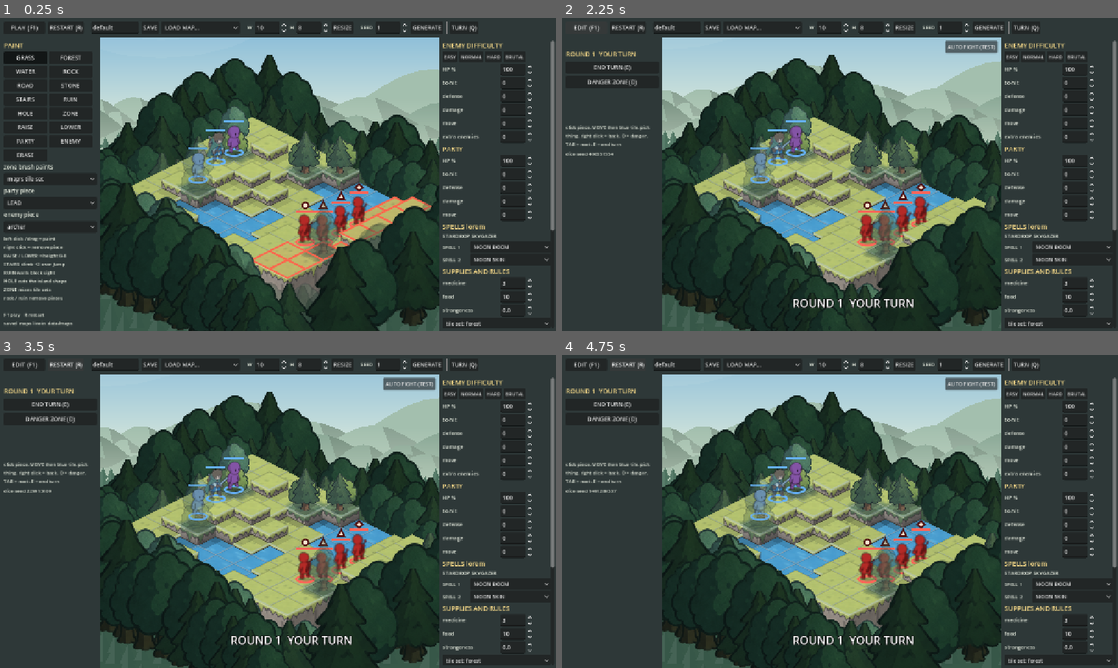
Above: before the commit, frames 1-4 (two rows, left to right).
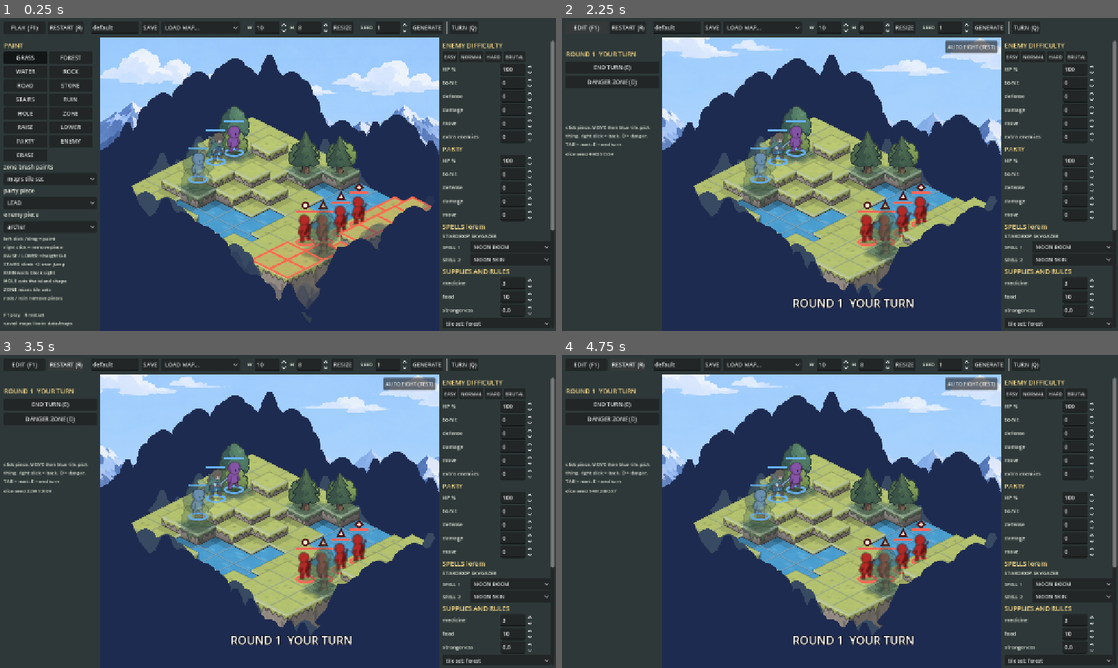
Above: after the commit, the same moments.

Repository: BrandonSigil/lodestone
Game: Godot game, scene res://scenes/combat_sandbox.tscn
Same seed, same stepped clock (60 frames per second), same inputs: the game is played once before the commit and once after it. This scene is started directly instead of the project's main scene.
Inputs:
- Up to frame 1 (0.25 s): no input
- Up to frame 2 (2.25 s): click "PLAY (F1)" at 0.5 s; click "EDIT (F1)" at 1.25 s; click "PLAY (F1)" at 2 s
- Up to frame 3 (3.5 s): click "RESTART (R)" at 2.75 s
- Up to frame 4 (4.75 s): click "RESTART (R)" at 3.5 s; click "RESTART (R)" at 4.25 s

The runs differ from the first frame. In frame 1, 43% of the frame differs, in the area x 18-79%, y 6-100%; in frame 2, 42%; in frame 3, 42%; in frame 4, 42%.

Commit message:
Play test from the map maker: the fight alone
- A fight started from the map maker's Play test opens play-only: the mode toggle,
  the settings panel and the editing controls are hidden, F1 cannot switch to editing,
  and the board takes the full width. RESTART and TURN stay.
- The sandbox's wallpaper switch defaults to on, so Play test shows the newest look.
- sandbox_shot.gd: a "maker" step starts the fight the way Play test does.

Co-Authored-By: Claude Haiku 5.5 <noreply@anthropic.com>

Diff:
--- a/game/scripts/sandbox/sandbox_scene.gd
+++ b/game/scripts/sandbox/sandbox_scene.gd
@@ -38,8 +38,11 @@
 var _h_spin: SpinBox
 var _seed_spin: SpinBox
 var _edit_panel: VBoxContainer
+var _play_only := false  ## launched from the map maker's Play test: the fight alone, editing stays in the maker
+var _right_panel: Control
+var _top_bar: HBoxContainer
 var _play_panel: VBoxContainer
-var _wallpaper_on := false  ## the wallpaper test switch, kept so every new fight board gets it
+var _wallpaper_on := true  ## the newest look: every fight the sandbox starts shows the wallpaper, unless unticked
 var _spell_box: VBoxContainer  ## per-caster spell slot pickers, rebuilt when the party changes
 var _spell_sig := ""
 var _brush_buttons := {}
@@ -81,7 +84,13 @@
 	_enter_edit()
 	if Game.sandbox_play:
 		Game.sandbox_play = false
+		_play_only = true
+		_mode_button.visible = false
+		_right_panel.visible = false
+		for item in _top_bar.get_children():  # only RESTART and TURN stay; the rest is editing
+			item.visible = item is Button and (item.text.begins_with("RESTART") or item.text.begins_with("TURN"))
 		_enter_play()
+		_layout()
 	get_viewport().size_changed.connect(_layout)
 
 
@@ -93,7 +102,8 @@
 
 func play_rect() -> Rect2:
 	var vs := get_viewport_rect().size
-	return Rect2(LEFT_W, TOP_H, vs.x - LEFT_W - RIGHT_W, vs.y - TOP_H)
+	var right_w := 0.0 if _play_only else RIGHT_W
+	return Rect2(LEFT_W, TOP_H, vs.x - LEFT_W - right_w, vs.y - TOP_H)
 
 
 func _layout() -> void:
@@ -125,6 +135,7 @@
 	top.set_anchors_and_offsets_preset(Control.PRESET_TOP_WIDE)
 	top.offset_bottom = TOP_H
 	var bar := HBoxContainer.new()
+	_top_bar = bar
 	bar.add_theme_constant_override("separation", 6)
 	top.add_child(bar)
 	_mode_button = _button(bar, "PLAY  (F1)", _toggle_mode)
@@ -232,6 +243,7 @@
 	var scroll := ScrollContainer.new()
 	scroll.horizontal_scroll_mode = ScrollContainer.SCROLL_MODE_DISABLED
 	right.add_child(scroll)
+	_right_panel = right
 	var rb := VBoxContainer.new()
 	rb.add_theme_constant_override("separation", 3)
 	rb.custom_minimum_size.x = RIGHT_W - 20
@@ -281,12 +293,13 @@
 		if battle:
 			battle.board.show_grid = on)
 	grid_check.button_pressed = show_grid
-	_check(rb, "wallpaper and foreground (test)", func(on: bool) -> void:
+	var wall_check := _check(rb, "wallpaper and foreground", func(on: bool) -> void:
 		_wallpaper_on = on
 		if preview:
 			preview.wallpaper = on
 		if battle:
 			battle.board.wallpaper = on)
+	wall_check.button_pressed = _wallpaper_on
 	_counter_check = _check(rb, "counterattacks", func(on: bool) -> void: setup.counters = on)
 	_mercy_check = _check(rb, "party luck after misses", func(on: bool) -> void: setup.mercy = on)
 	_dice_check = _check(rb, "new dice on restart", func(on: bool) -> void: random_dice = on)
@@ -419,6 +432,8 @@
 # --- modes ------------------------------------------------------------------------------
 
 func _toggle_mode() -> void:
+	if _play_only:
+		return
 	if editing:
 		_enter_play()
 	else:
@@ -440,6 +455,7 @@
 		preview = CombatBoard.new()
 		preview.can_turn = true
 		preview.backdrop = true
+		preview.wallpaper = _wallpaper_on
 		preview.edit_void = true
 		add_child(preview)
 		preview.cell_painted.connect(_on_paint)
--- a/game/tools/sandbox_shot.gd
+++ b/game/tools/sandbox_shot.gd
@@ -13,6 +13,8 @@
 	var args := OS.get_cmdline_user_args()
 	_out = args[0]
 	_step = args[1] if args.size() > 1 else "edit"
+	if _step == "maker":  # as the map maker's Play test starts it: the fight alone
+		root.get_node("Game").set("sandbox_play", true)
 	change_scene_to_file("res://scenes/combat_sandbox.tscn")
 
 
